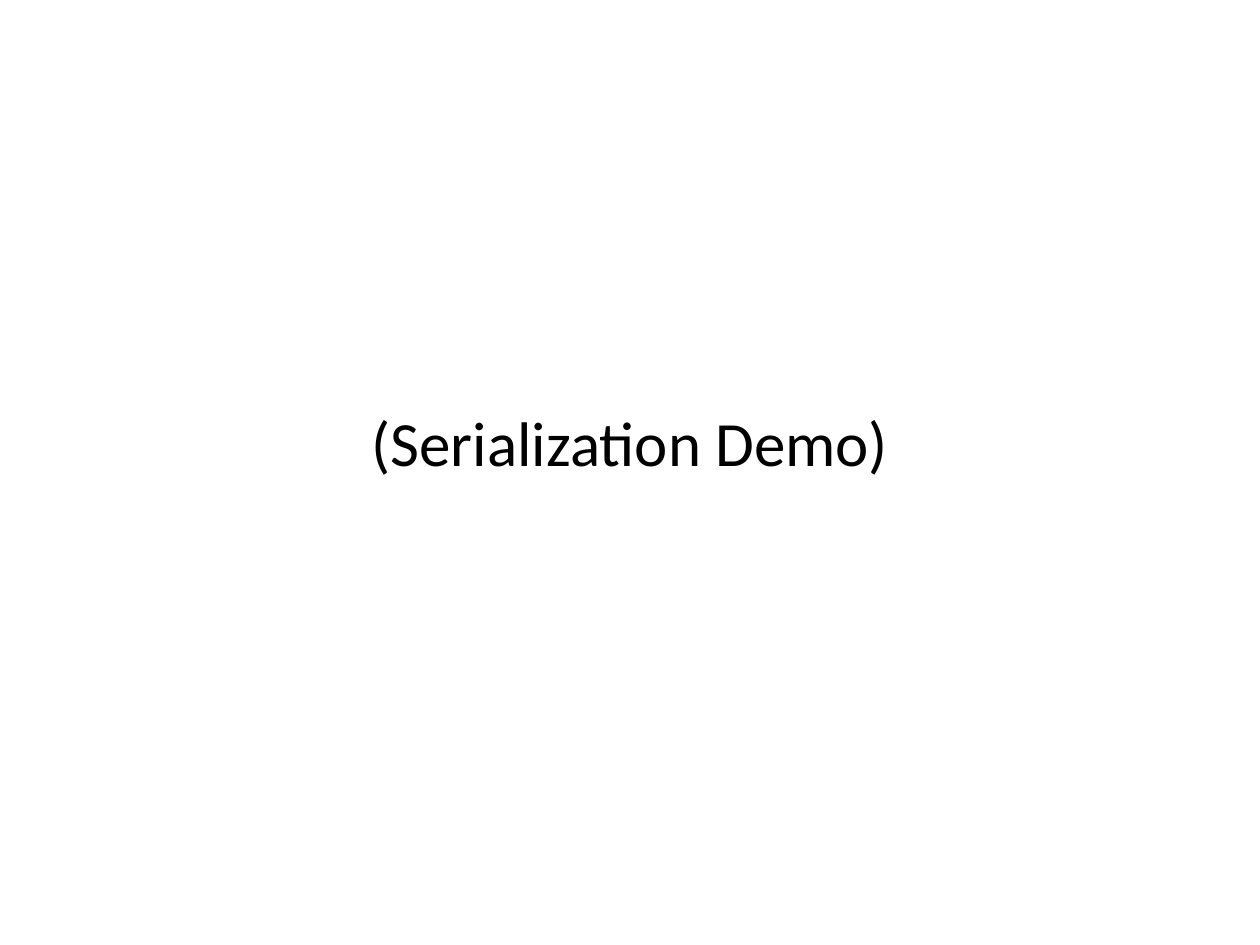
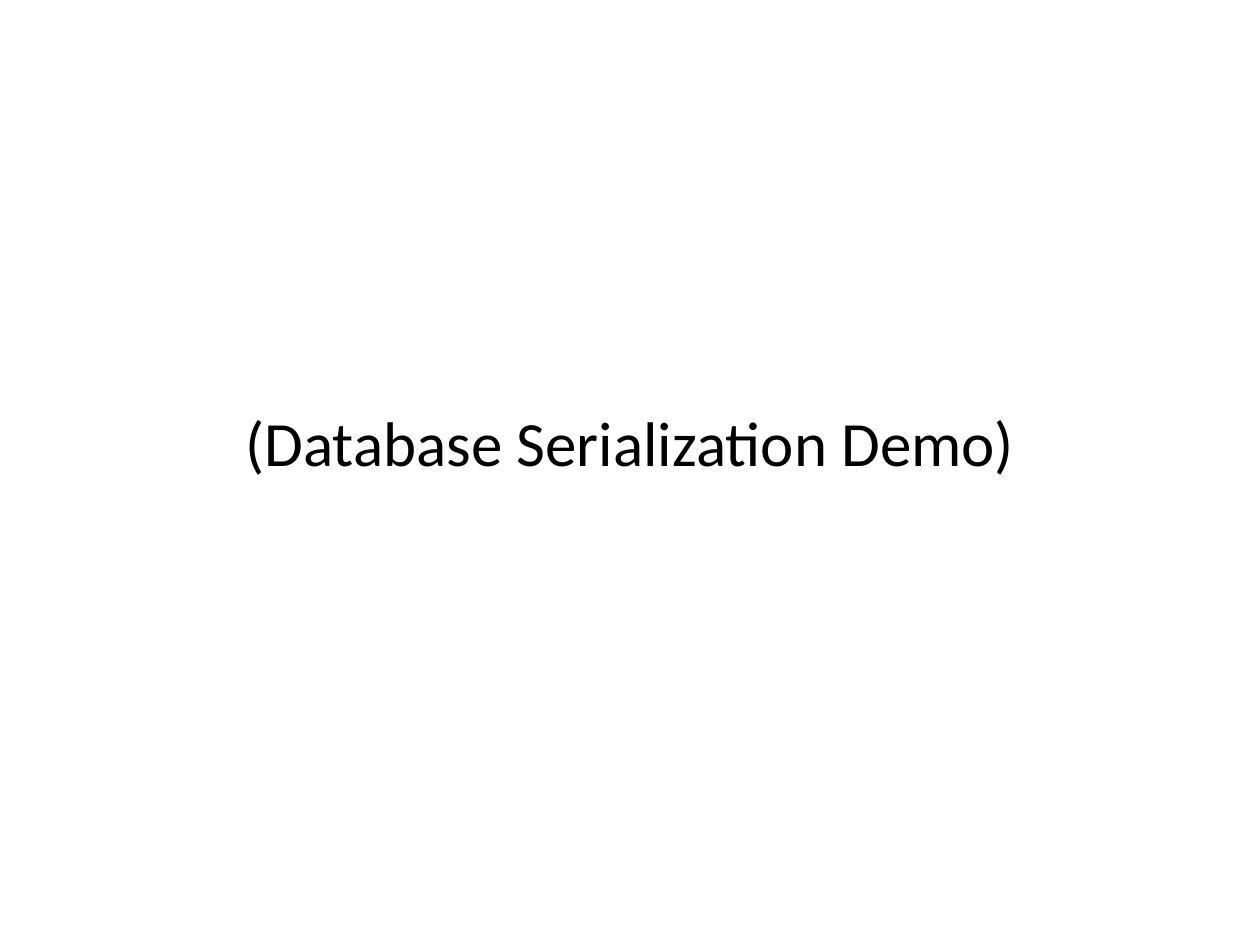
Before and after one commit to alexdgarland/database-demos, a slide deck: slide 9 of Slides/Not Only SQL - Picking A Database for DotNET.pptx (slide 8 before the commit). Drawn at 1260x945 pixels with LibreOffice and Linux fonts; fonts in the diff are those of the drawing. Boxes give left, top, right and bottom in pixels: in the first picture for what was removed or moved away, otherwise in the second. Text is boxed around its words. In the diff, an @@ line names an element or a change of style, - is before the commit and + after.

```diff
--- a/Slides/Not Only SQL - Picking A Database for DotNET.pptx
+++ b/Slides/Not Only SQL - Picking A Database for DotNET.pptx
@@ text at (x1=245, y1=420, x2=1014, y2=475): text changed @@
-(Serialization Demo)
+(Database Serialization Demo)
```
Also in this commit, not shown: 5 other slides changed, 3 slides removed.
